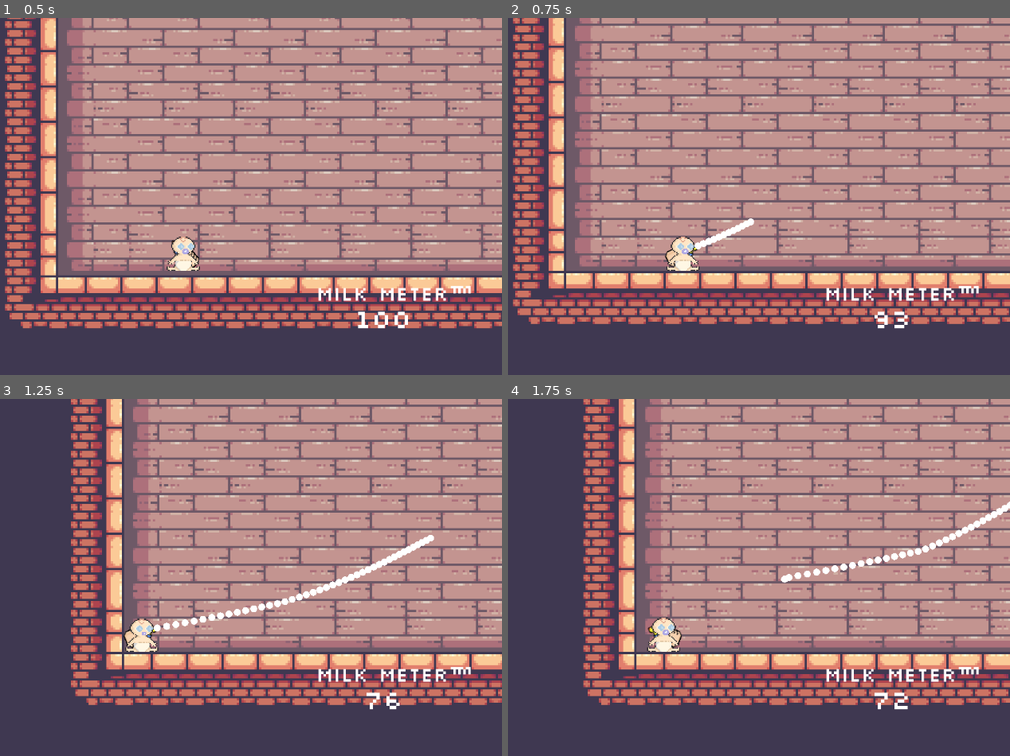
Above: before the commit, frames 1-4 (two rows, left to right).
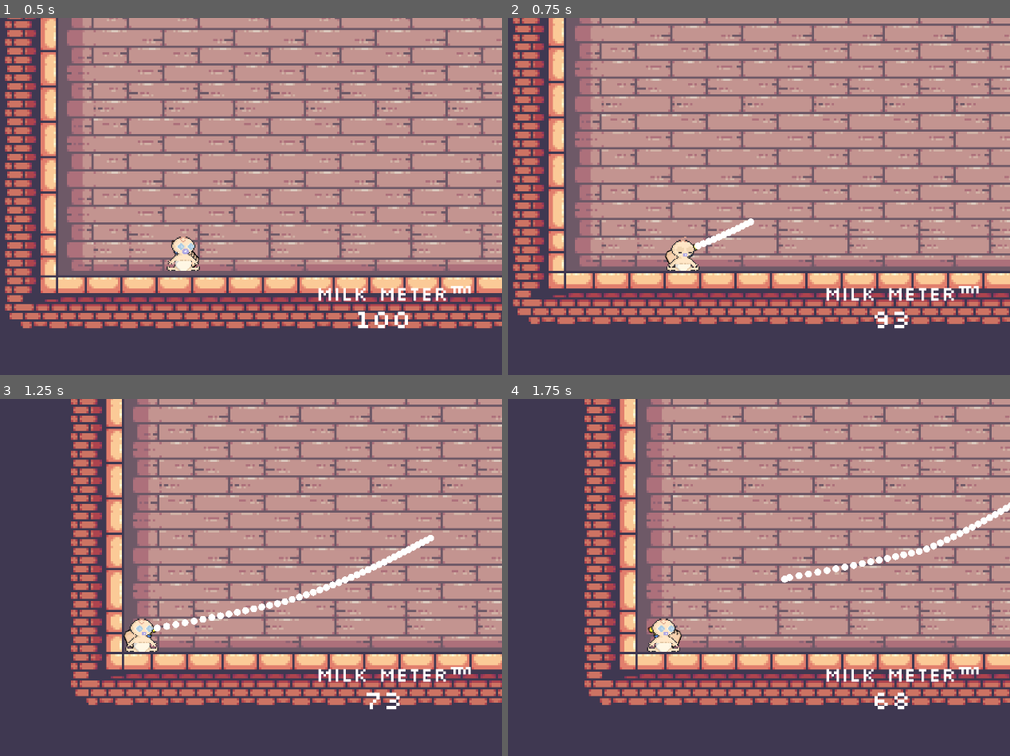
Above: after the commit, the same moments.

Repository: duncwilliams/trust-fund-baby
Game: Godot game, scene res://scenes/main.tscn
Two runs of this game, one before a commit and one after it. Both use one fixed random seed, a clock stepped at 60 frames per second and the inputs below.
Inputs (mouse positions are in pixels of both pictures, inside the frame that each line leads up to):
- Up to frame 1 (0.5 s): no input
- Up to frame 2 (0.75 s): move the mouse to (829, 178) at 0.52 s; press the mouse at (829, 178) at 0.53 s
- Up to frame 3 (1.25 s): no input
- Up to frame 4 (1.75 s): move the mouse to (563, 595) at 1.27 s; release the mouse at (563, 595) at 1.28 s; click (563, 595) at 1.35 s

Frame 1 is identical in both runs. In frame 2, 0.3% of the frame differs, in the area x 31-38%, y 61-70%; in frame 3, less than 0.1%; in frame 4, 7.2%, in the area x 14-100%, y 0-88%.

Commit message:
added working baby collide animation

Diff:
--- a/project.godot
+++ b/project.godot
@@ -24,6 +24,7 @@
 baby=""
 milk=""
 carton=""
+map=""
 
 [gui]
 
--- a/scenes/baby.tscn
+++ b/scenes/baby.tscn
@@ -4,6 +4,14 @@
 [ext_resource type="Texture2D" uid="uid://sb6eu3aujbox" path="res://art/custom/Big_Baby_RECOLOR.png" id="3_3hpsf"]
 [ext_resource type="PackedScene" uid="uid://0aibwiyik5ip" path="res://scenes/bottle.tscn" id="3_ruhsn"]
 [ext_resource type="Texture2D" uid="uid://c1vdirs7533ed" path="res://art/custom/Big_Baby_Landing_RECOLOR.png" id="4_40ld7"]
+
+[sub_resource type="AtlasTexture" id="AtlasTexture_7xqix"]
+atlas = ExtResource("4_40ld7")
+region = Rect2(32, 0, 32, 32)
+
+[sub_resource type="AtlasTexture" id="AtlasTexture_cgpd6"]
+atlas = ExtResource("4_40ld7")
+region = Rect2(0, 0, 32, 32)
 
 [sub_resource type="AtlasTexture" id="AtlasTexture_jhev3"]
 atlas = ExtResource("3_3hpsf")
@@ -13,16 +21,19 @@
 atlas = ExtResource("3_3hpsf")
 region = Rect2(32, 0, 32, 32)
 
-[sub_resource type="AtlasTexture" id="AtlasTexture_cgpd6"]
-atlas = ExtResource("4_40ld7")
-region = Rect2(0, 0, 32, 32)
-
-[sub_resource type="AtlasTexture" id="AtlasTexture_7xqix"]
-atlas = ExtResource("4_40ld7")
-region = Rect2(32, 0, 32, 32)
-
 [sub_resource type="SpriteFrames" id="SpriteFrames_c7awe"]
 animations = [{
+"frames": [{
+"duration": 1.0,
+"texture": SubResource("AtlasTexture_7xqix")
+}, {
+"duration": 1.0,
+"texture": SubResource("AtlasTexture_cgpd6")
+}],
+"loop": false,
+"name": &"collide",
+"speed": 2.0
+}, {
 "frames": [{
 "duration": 1.0,
 "texture": SubResource("AtlasTexture_jhev3")
@@ -33,21 +44,13 @@
 "loop": true,
 "name": &"default",
 "speed": 2.0
-}, {
-"frames": [{
-"duration": 1.0,
-"texture": SubResource("AtlasTexture_cgpd6")
-}, {
-"duration": 1.0,
-"texture": SubResource("AtlasTexture_7xqix")
-}],
-"loop": false,
-"name": &"landing",
-"speed": 2.0
 }]
 
+[sub_resource type="RectangleShape2D" id="RectangleShape2D_3hpsf"]
+size = Vector2(22, 28.5)
+
 [sub_resource type="RectangleShape2D" id="RectangleShape2D_k8j53"]
-size = Vector2(24, 28)
+size = Vector2(25, 29.5)
 
 [node name="Baby" type="CharacterBody2D" unique_id=1502936678 groups=["baby"]]
 scale = Vector2(2, 2)
@@ -58,21 +61,24 @@
 unique_name_in_owner = true
 
 [node name="AnimatedSprite2D" type="AnimatedSprite2D" parent="." unique_id=2044264603]
+unique_name_in_owner = true
 sprite_frames = SubResource("SpriteFrames_c7awe")
+animation = &"collide"
 autoplay = "default"
 
 [node name="CharacterBodyCollision" type="CollisionShape2D" parent="." unique_id=1883765674 groups=["baby"]]
 visible = false
-position = Vector2(0, 2)
-shape = SubResource("RectangleShape2D_k8j53")
+position = Vector2(0, 1.75)
+shape = SubResource("RectangleShape2D_3hpsf")
 
 [node name="Area2D" type="Area2D" parent="." unique_id=1278378837 groups=["baby"]]
-visible = false
 
 [node name="AreaCollision" type="CollisionShape2D" parent="Area2D" unique_id=1391482106]
-position = Vector2(0, 2)
+position = Vector2(0, 1.75)
 shape = SubResource("RectangleShape2D_k8j53")
 
 [connection signal="milk_amount_changed" from="Bottle" to="." method="_on_bottle_milk_amount_changed"]
 [connection signal="shot_milk" from="Bottle" to="." method="_on_bottle_shot_milk"]
+[connection signal="animation_finished" from="AnimatedSprite2D" to="." method="_on_animated_sprite_2d_animation_finished"]
 [connection signal="area_entered" from="Area2D" to="." method="_on_area_2d_area_entered"]
+[connection signal="body_entered" from="Area2D" to="." method="_on_area_2d_body_entered"]
--- a/scenes/map.tscn
+++ b/scenes/map.tscn
@@ -471,14 +471,14 @@
 physics_layer_0/collision_layer = 1
 sources/0 = SubResource("TileSetAtlasSource_paxxb")
 
-[node name="Map" type="Node2D" unique_id=1817902467]
+[node name="Map" type="Node2D" unique_id=1817902467 groups=["map"]]
 
 [node name="BackgroundTileMapLayer" type="TileMapLayer" parent="." unique_id=1692144469]
 scale = Vector2(4, 4)
 tile_map_data = PackedByteArray("AAAAAAcAAAACABMAAAAAAML/AAACAA4AAAABAML/AAAEAA4AAAACAML/AAAEAA4AAAAMAML/AAAEAA4AAAAKAM …(33056 unchanged characters)…
 tile_set = SubResource("TileSet_gldc4")
 
-[node name="PlatformTileMapLayer" type="TileMapLayer" parent="." unique_id=350712947]
+[node name="PlatformTileMapLayer" type="TileMapLayer" parent="." unique_id=350712947 groups=["map"]]
 scale = Vector2(4, 4)
 tile_map_data = PackedByteArray("AAAAAAgAAAADAAIAAAABAAgAAAADAAIAAAACAAgAAAADAAIAAAADAAgAAAADAAIAAAAEAAgAAAADAAIAAAAFAA …(6480 unchanged characters)…
 tile_set = SubResource("TileSet_gldc4")
--- a/scripts/baby.gd
+++ b/scripts/baby.gd
@@ -8,7 +8,7 @@
 
 func _physics_process(delta: float) -> void:
 	# gravity
-	if (not is_on_floor() and not bottle.currently_firing) :
+	if ((not is_on_floor()) and (not bottle.currently_firing)) :
 		velocity += get_gravity() * delta
 
 	move_and_slide()
@@ -24,9 +24,19 @@
 		area.queue_free()
 		bottle.refill()
 
+
+func _on_area_2d_body_entered(body: Node2D) -> void:
+	if body.is_in_group("map"):
+		$AnimatedSprite2D.play("collide")
+
+
 func _on_bottle_shot_milk(milk_launch_angle: Vector2) -> void:
 	milk_thrust(-milk_launch_angle)
 
 
 func _on_bottle_milk_amount_changed(new_milk_amount: int) -> void:
 	milk_amount_changed.emit(new_milk_amount)
+
+
+func _on_animated_sprite_2d_animation_finished() -> void:
+	$AnimatedSprite2D.play("default")
--- a/scripts/bottle.gd
+++ b/scripts/bottle.gd
@@ -6,7 +6,7 @@
 var milk_scene: PackedScene = preload("res://scenes/milk.tscn")
 var milk_launch_speed: float = 500.0
 var shots_per_second: float = 60.0
-var drain_per_second: float = 35.0
+var drain_per_second: float = 40.0
 var currently_firing: bool = false
 var milk_amount: int = 100
 var fire_accumulator: float = 0.0
